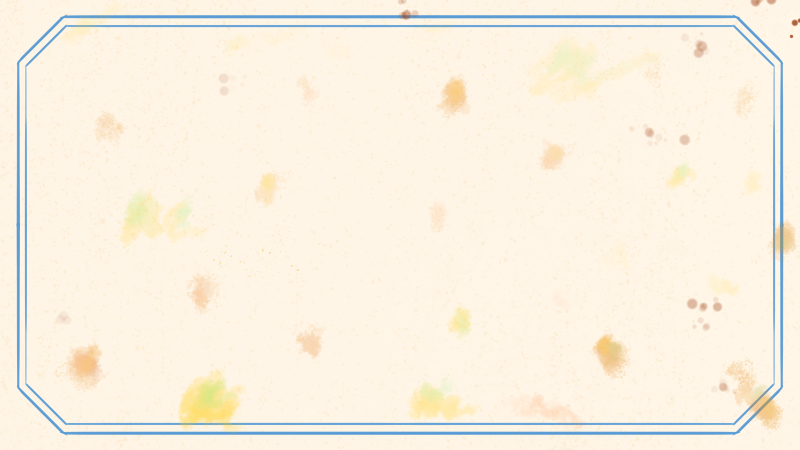
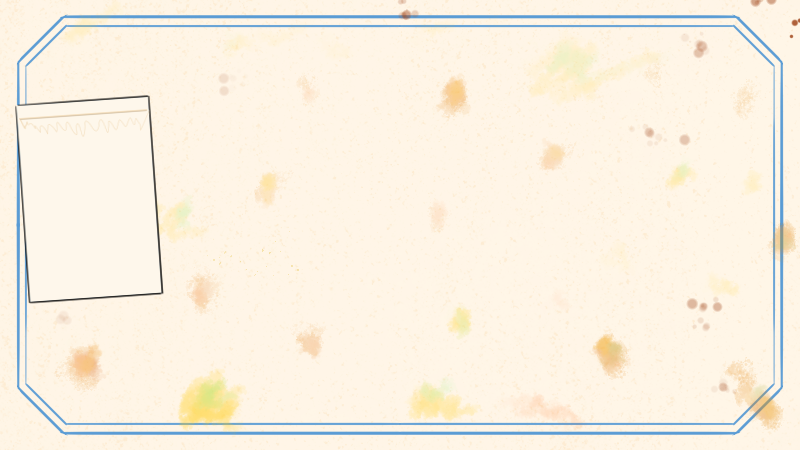
Comparing the layer stacks of the two 800x450 images. Changes:
added layer "Paint Layer 5" in group "Bg" over [15, 95, 164, 304]
added layer "Paint Layer 6" in group "Bg" over [15, 95, 164, 304]
